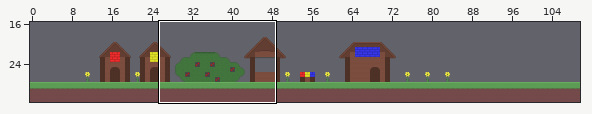
A Tiled map (JSON) gets an edit: Color Quest/Color Quest/assets/TileMaps/Tutorial.json. The picture above shows the old version from afar; the outline marks the close-up.
Close-up. Earlier state:
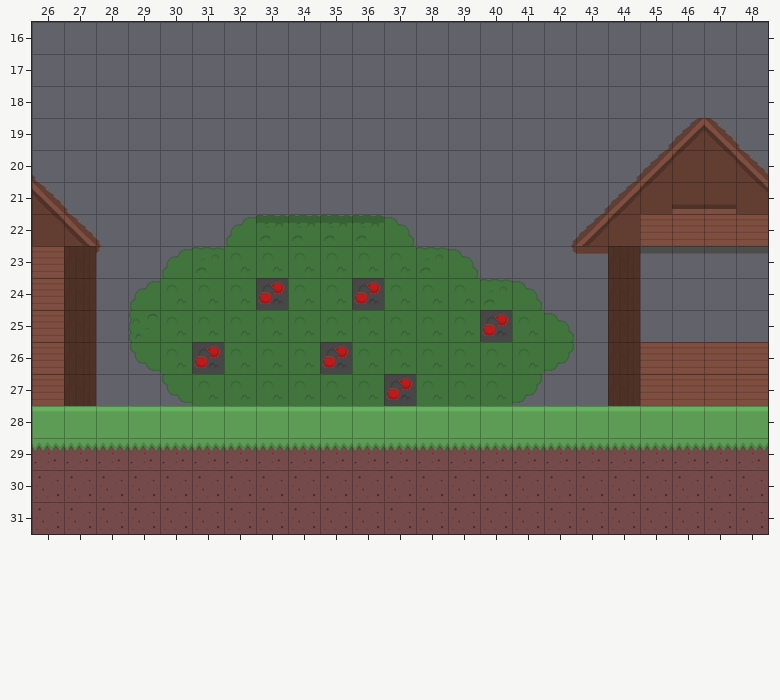
Cells are 32x32 px. Shown: x 26..48, y 16..31.
Now the later version:
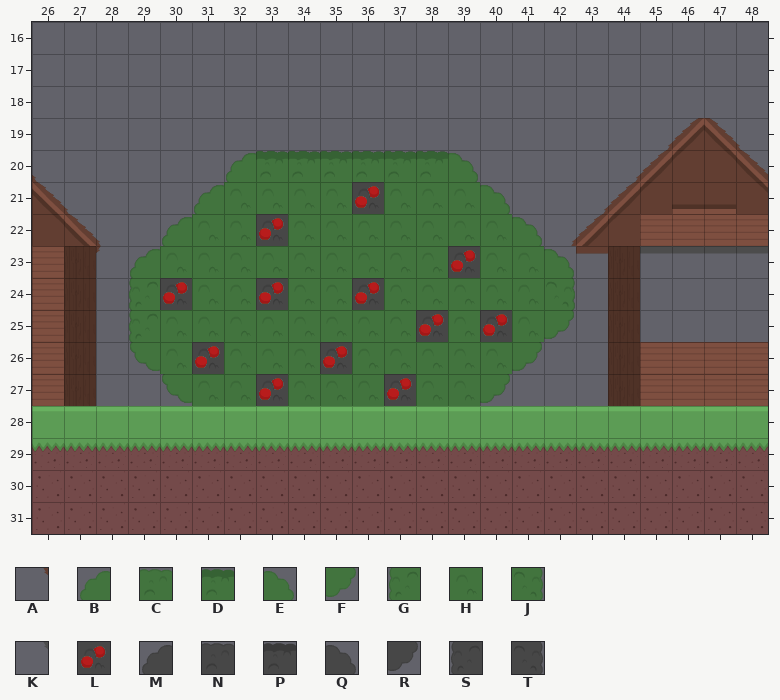
Key: from "color_tiles_2": A 3 flipped up-down, B 28, C 29, D 30, E 31, F 33, G 35, H 36, J 38, K 45 flipped up-down, L 66, M 70, N 71, P 72, Q 73, R 75, S 77, T 80.
_ is an empty cell, # one hidden under a higher layer.
The edit:
Layer "Ground_1":
y 20: x 33..38 ______ -> PPPPPP
y 22: x 33..36 PPPP -> ____
Layer "Background_1":
y 20: x 32..39 ________ -> MPPPPPPQ
y 21: x 31 _ -> M; x 40 _ -> Q
y 22: x 30 _ -> M; x 32..37 MPPPPQ -> ######; x 41 _ -> Q
y 23: x 29..31 _MN -> M##; x 38..39 NQ -> ##; x 42 K -> Q
y 24: x 29 M -> S; x 40..42 NQ_ -> ##T
y 25: x 42 Q -> R
y 26: x 41..42 #R -> R_
y 27: x 40..41 #R -> R_
Layer "Ground_0":
y 20: x 33..38 ______ -> DDDDDD
y 22: x 33..36 DDDD -> ____
Layer "Background_0":
y 20: x 32..39 ________ -> BDDDDDDE
y 21: x 31..35 _____ -> BHHHH; x 37..40 ____ -> HHHE
y 22: x 30..41 __BDDDDE____ -> BHH#HHHHHHHE
y 23: x 29..31 _BC -> BHH; x 38..42 CE__A -> H#HHE
y 24: x 29..30 BH -> G#; x 40..42 CE_ -> HHJ
y 25: x 38 H -> #; x 42 E -> F
y 26: x 41..42 HF -> F_
y 27: x 33 H -> #; x 40..41 HF -> F_
Layer "Red":
y 21: x 36 _ -> L
y 22: x 33 _ -> L
y 23: x 39 _ -> L
y 24: x 30 _ -> L
y 25: x 38 _ -> L
y 27: x 33 _ -> L
Boxes around the changes in both close-ups, in picture pixels (x1, y1, x2, y2):
changed: (129, 151, 576, 406)
